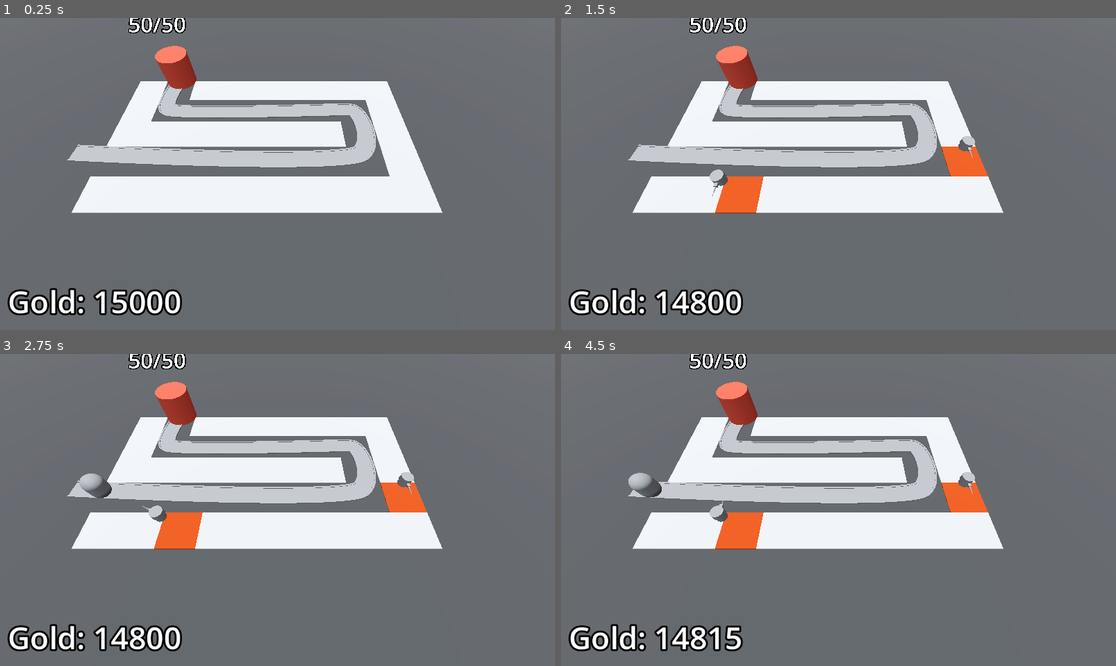
Above: before the commit, frames 1-4 (two rows, left to right).
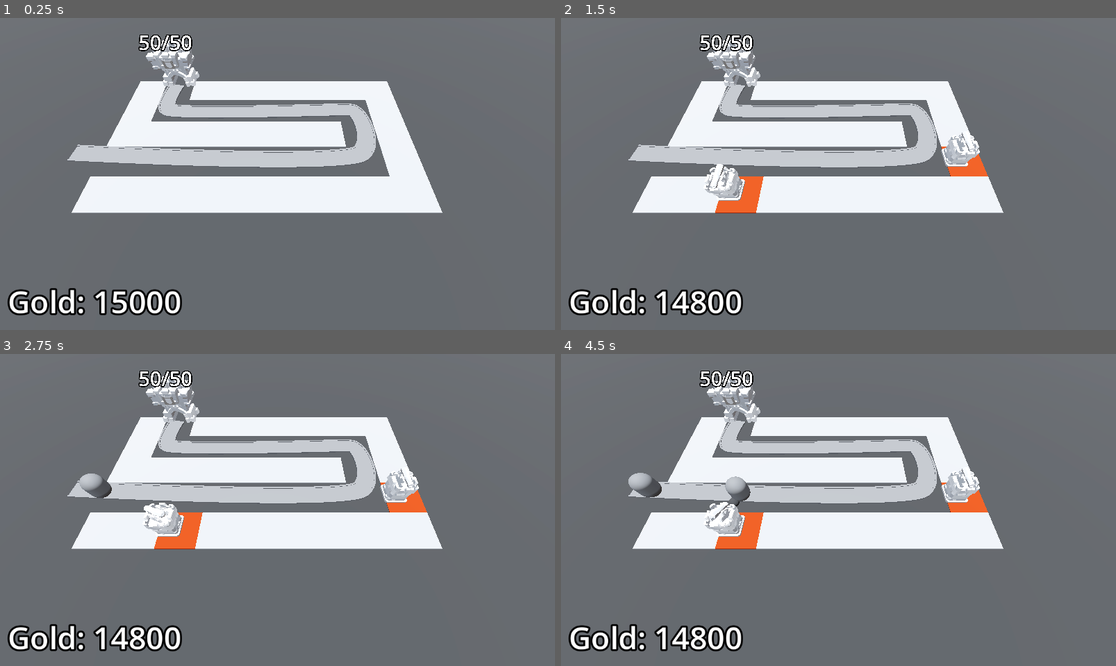
Above: after the commit, the same moments.

Repository: AlexanderMendivil/barbarian_blaster
Game: Godot game, scene res://BaseLevel.tscn
Same seed, same stepped clock (60 frames per second), same inputs: the game is played once before the commit and once after it.
Inputs (mouse positions are in pixels of both pictures, inside the frame that each line leads up to):
- Up to frame 1 (0.25 s): no input
- Up to frame 2 (1.5 s): tap Enter at 0.5 s; move the mouse to (960, 158) at 0.52 s; click (960, 158) at 0.6 s; tap Space at 1.25 s; move the mouse to (727, 189) at 1.27 s; click (727, 189) at 1.35 s
- Up to frame 3 (2.75 s): tap Enter at 2 s; move the mouse to (333, 441) at 2.02 s; click (333, 441) at 2.1 s
- Up to frame 4 (4.5 s): move the mouse to (810, 572) at 2.77 s; click (810, 572) at 2.85 s; move the mouse to (1005, 556) at 3.52 s; click (1005, 556) at 3.6 s; move the mouse to (672, 463) at 4.27 s; click (672, 463) at 4.35 s

The runs differ from the first frame. In frame 1, 1.6% of the frame differs, in the area x 23-36%, y 0-23%; in frame 2, 2.6%; in frame 3, 2.6%; in frame 4, 3.2%, in the area x 23-76%, y 0-96%.

Commit message:
models using GLTF files

Diff:
--- a/BaseLevel.tscn
+++ b/BaseLevel.tscn
@@ -124,7 +124,7 @@
 autostart = true
 
 [node name="Base" parent="." instance=ExtResource("3_bkals")]
-transform = Transform3D(1, 0, 0, 0, 1, 0, 0, 0, 1, -13.9362, 2.81641, -8.2)
+transform = Transform3D(1, 0, 0, 0, 1, 0, 0, 0, 1, -13.9362, 0.81641, -8.2)
 max_health = 50
 
 [node name="TurretManager" type="Node3D" parent="." node_paths=PackedStringArray("enemy_path")]
--- a/base/base.tscn
+++ b/base/base.tscn
@@ -1,18 +1,10 @@
 [gd_scene load_steps=3 format=3 uid="uid://df230gthdwxye"]
 
 [ext_resource type="Script" path="res://base/base.gd" id="1_cxmmi"]
-
-[sub_resource type="StandardMaterial3D" id="StandardMaterial3D_gaxf8"]
-albedo_color = Color(0.886275, 0.317647, 0.235294, 1)
+[ext_resource type="PackedScene" uid="uid://uygycxp78lrh" path="res://assets/Base.glb" id="2_kfhn8"]
 
 [node name="Base" type="Node3D" groups=["BASE"]]
 script = ExtResource("1_cxmmi")
-
-[node name="CSGCylinder3D" type="CSGCylinder3D" parent="."]
-radius = 2.0
-height = 4.0
-sides = 32
-material = SubResource("StandardMaterial3D_gaxf8")
 
 [node name="Label3D" type="Label3D" parent="."]
 transform = Transform3D(1, 0, 0, 0, 1, 0, 0, 0, 1, 0, 5.5, 0)
@@ -21,3 +13,5 @@
 "
 font_size = 500
 outline_size = 100
+
+[node name="Base" parent="." instance=ExtResource("2_kfhn8")]
--- a/turret/turret.gd
+++ b/turret/turret.gd
@@ -1,9 +1,9 @@
 extends Node3D
 
-@onready var barrel: MeshInstance3D = $TurretBase/CannonBase/Barrel
+@onready var barrel: Node3D = $TurretBase/Cannon
 @export var projectile: PackedScene
 @export var turret_range := 10.0
-@onready var animation_player: AnimationPlayer =$TurretBase/CannonBase/Barrel/AnimationPlayer
+@onready var animation_player: AnimationPlayer =$TurretBase/Cannon/AnimationPlayer
 var enemy_path: Path3D
 var global_enemy: PathFollow3D
 func _ready():
@@ -17,17 +17,17 @@
 func _physics_process(_delta):
 	global_enemy = find_best_target()
 	if global_enemy:
-		look_at(global_enemy.global_position, Vector3.UP, true)
+		barrel.look_at(global_enemy.global_position, Vector3.UP, true)
 
 
 
 func _on_timer_timeout():
 	if global_enemy:
 		var bullet = projectile.instantiate()
-		animation_player.play("recoil")
 		add_child(bullet)
 		bullet.global_position = barrel.global_position
-		bullet.direction = global_transform.basis.z
+		bullet.direction = barrel.global_transform.basis.z
+		animation_player.play("recoil")
 
 func find_best_target() -> PathFollow3D:
 	var best_target = null
--- a/turret/turret.tscn
+++ b/turret/turret.tscn
@@ -1,25 +1,27 @@
-[gd_scene load_steps=10 format=3 uid="uid://dfvnawnts2y51"]
+[gd_scene load_steps=8 format=3 uid="uid://dfvnawnts2y51"]
 
 [ext_resource type="Script" path="res://turret/turret.gd" id="1_jf5xm"]
 [ext_resource type="PackedScene" uid="uid://cxsg6pv2v1fec" path="res://bullet/bullet.tscn" id="1_slubo"]
+[ext_resource type="PackedScene" uid="uid://b0w0j24aejf6a" path="res://assets/TurretBase.glb" id="3_fe4xy"]
+[ext_resource type="PackedScene" uid="uid://d01rnwhtepvdd" path="res://assets/Cannon.glb" id="4_rk8rh"]
 
-[sub_resource type="CylinderMesh" id="CylinderMesh_2ibtt"]
-height = 1.0
+[sub_resource type="Animation" id="Animation_hl7i5"]
+resource_name = "recoil"
+length = 0.3
+tracks/0/type = "value"
+tracks/0/imported = false
+tracks/0/enabled = true
+tracks/0/path = NodePath(".:position")
+tracks/0/interp = 1
+tracks/0/loop_wrap = true
+tracks/0/keys = {
+"times": PackedFloat32Array(0, 0.3),
+"transitions": PackedFloat32Array(1, 1),
+"update": 0,
+"values": [Vector3(0, 2.2, 0), Vector3(0, 2.2, 0.5)]
+}
 
-[sub_resource type="CylinderMesh" id="CylinderMesh_14u30"]
-top_radius = 0.6
-bottom_radius = 0.6
-height = 0.6
-
-[sub_resource type="BoxMesh" id="BoxMesh_q0rim"]
-size = Vector3(0.3, 0.2, 0.5)
-
-[sub_resource type="CylinderMesh" id="CylinderMesh_lc1m8"]
-top_radius = 0.01
-bottom_radius = 0.1
-height = 1.5
-
-[sub_resource type="Animation" id="Animation_yblk3"]
+[sub_resource type="Animation" id="Animation_6kd0c"]
 length = 0.001
 tracks/0/type = "value"
 tracks/0/imported = false
@@ -31,56 +33,30 @@
 "times": PackedFloat32Array(0),
 "transitions": PackedFloat32Array(1),
 "update": 0,
-"values": [Vector3(0, 0, 0.5)]
+"values": [Vector3(0, 2.2, 0)]
 }
 
-[sub_resource type="Animation" id="Animation_rq7nv"]
-resource_name = "recoil"
-tracks/0/type = "value"
-tracks/0/imported = false
-tracks/0/enabled = true
-tracks/0/path = NodePath(".:position")
-tracks/0/interp = 1
-tracks/0/loop_wrap = true
-tracks/0/keys = {
-"times": PackedFloat32Array(0, 0.3),
-"transitions": PackedFloat32Array(1, 1),
-"update": 0,
-"values": [Vector3(0, 0, 0.5), Vector3(0, 0, 0.2)]
-}
-
-[sub_resource type="AnimationLibrary" id="AnimationLibrary_b3kdw"]
+[sub_resource type="AnimationLibrary" id="AnimationLibrary_qgeam"]
 _data = {
-"RESET": SubResource("Animation_yblk3"),
-"recoil": SubResource("Animation_rq7nv")
+"RESET": SubResource("Animation_6kd0c"),
+"recoil": SubResource("Animation_hl7i5")
 }
 
 [node name="Turret" type="Node3D"]
 script = ExtResource("1_jf5xm")
 projectile = ExtResource("1_slubo")
 
-[node name="TurretBase" type="MeshInstance3D" parent="."]
-transform = Transform3D(1, 0, 0, 0, 1, 0, 0, 0, 1, 0, 2.5, 0)
-mesh = SubResource("CylinderMesh_2ibtt")
-
-[node name="TurretTop" type="MeshInstance3D" parent="TurretBase"]
-transform = Transform3D(1, 0, 0, 0, 1, 0, 0, 0, 1, 0, 0.3, 0)
-mesh = SubResource("CylinderMesh_14u30")
-
-[node name="CannonBase" type="MeshInstance3D" parent="TurretBase"]
-transform = Transform3D(1, 0, 0, 0, 1, 0, 0, 0, 1, 0, 0.2, 0.7)
-mesh = SubResource("BoxMesh_q0rim")
-
-[node name="Barrel" type="MeshInstance3D" parent="TurretBase/CannonBase"]
-transform = Transform3D(1, 0, 0, 0, -4.37114e-08, -1, 0, 1, -4.37114e-08, 0, 0, 0.5)
-mesh = SubResource("CylinderMesh_lc1m8")
-
-[node name="AnimationPlayer" type="AnimationPlayer" parent="TurretBase/CannonBase/Barrel"]
-libraries = {
-"": SubResource("AnimationLibrary_b3kdw")
-}
-
 [node name="Timer" type="Timer" parent="."]
 autostart = true
 
+[node name="TurretBase" parent="." instance=ExtResource("3_fe4xy")]
+
+[node name="Cannon" parent="TurretBase" instance=ExtResource("4_rk8rh")]
+transform = Transform3D(1, 0, 0, 0, 1, 0, 0, 0, 1, 0, 2.2, 0)
+
+[node name="AnimationPlayer" type="AnimationPlayer" parent="TurretBase/Cannon"]
+libraries = {
+"": SubResource("AnimationLibrary_qgeam")
+}
+
 [connection signal="timeout" from="Timer" to="." method="_on_timer_timeout"]
--- a/victoryScreen/victory_layer.gd
+++ b/victoryScreen/victory_layer.gd
@@ -1,6 +1,5 @@
 extends CanvasLayer
 
-@onready var start_1: TextureRect = %Start1
 @onready var start_2: TextureRect = %Start2
 @onready var start_3: TextureRect = %Start3
 @onready var health_label: Label = %HealthLabel
Not shown: 4 places in MeshLibraries/SpaceLibrary.tres that only renumber resources
Binary file added: assets/Base.glb
Not shown, added: assets/Base.glb.import
Binary file added: assets/Base_Castle-metallic.png-Castle-roughness.png
Not shown, added: assets/Base_Castle-metallic.png-Castle-roughness.png.import
Not shown, added: assets/Base_castle-colour-palette.png.import
Binary file added: assets/Cannon.glb
Not shown, added: assets/Cannon.glb.import
Binary file added: assets/Cannon_Castle-metallic.png-Castle-roughness.png
Not shown, added: assets/Cannon_Castle-metallic.png-Castle-roughness.png.import
Not shown, added: assets/Cannon_castle-colour-palette.png.import
Binary file added: assets/Rocks.glb
(and 14 more such lines)
